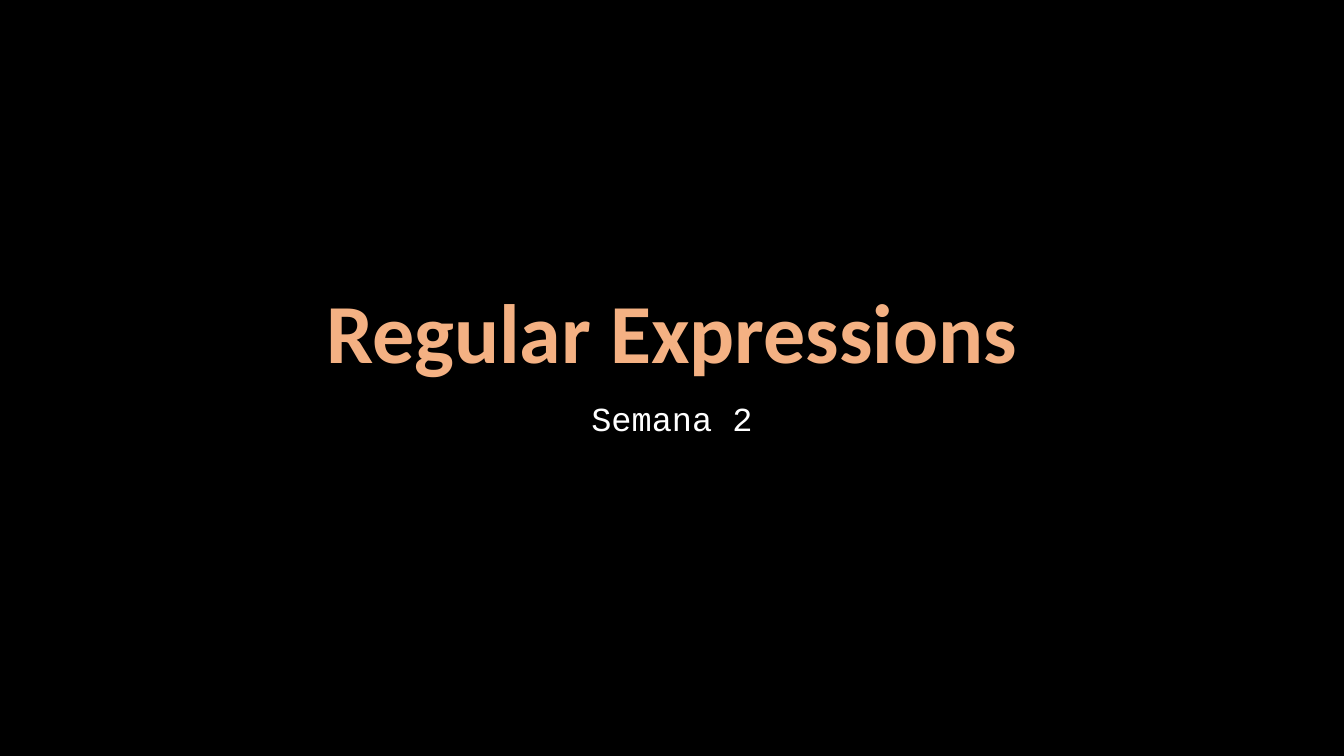
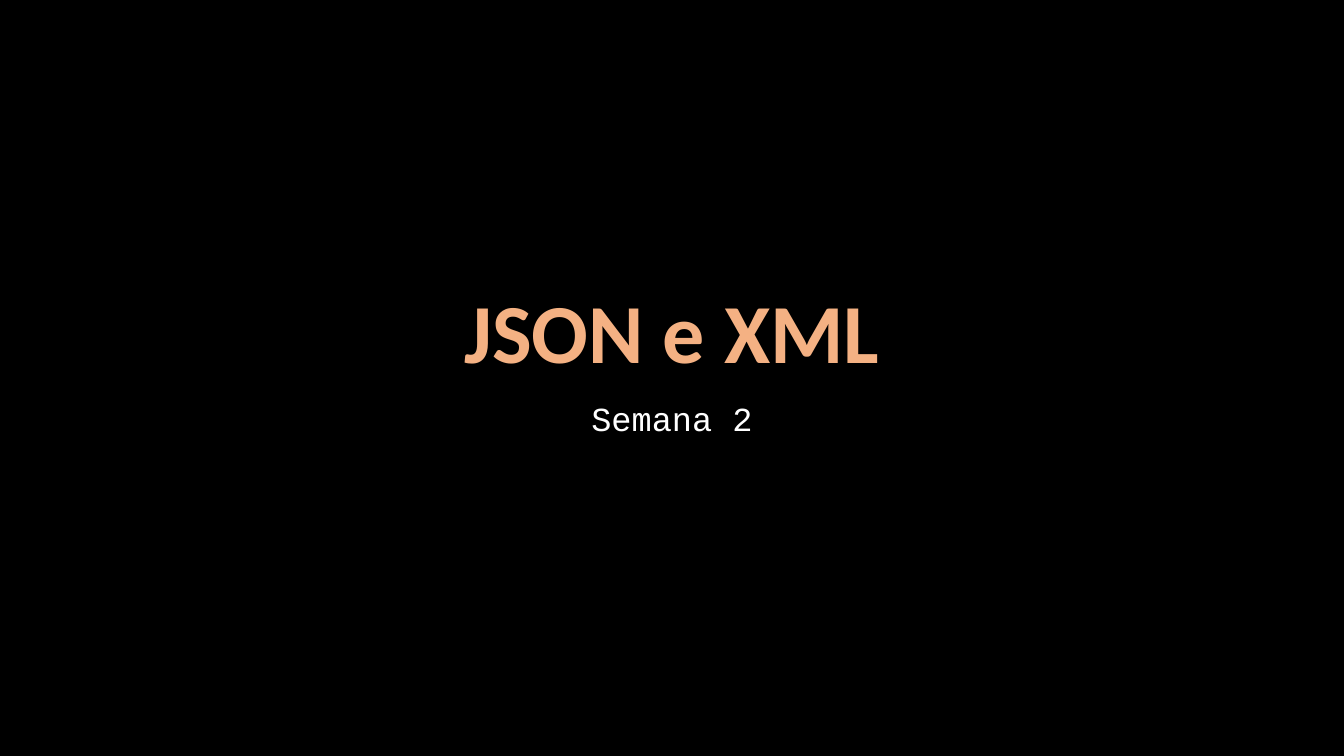
Before and after one commit to Java-Mooc/Advanced-Java, a slide deck: slide 1 of PPT/PPT3_-_JSON_XML.pptx. Drawn at 1344x756 pixels with LibreOffice and Linux fonts; fonts in the diff are those of the drawing. Boxes give left, top, right and bottom in pixels: in the first picture for what was removed or moved away, otherwise in the second. Text is boxed around its words. In the diff, an @@ line names an element or a change of style, - is before the commit and + after.

```diff
--- a/PPT/PPT3_-_JSON_XML.pptx
+++ b/PPT/PPT3_-_JSON_XML.pptx
@@ title at [464, 308, 879, 364]: text changed @@
-Regular Expressions
+JSON e XML
```
Also in this commit, not shown: 2 slides added, 4 slides removed, 27 other files.
